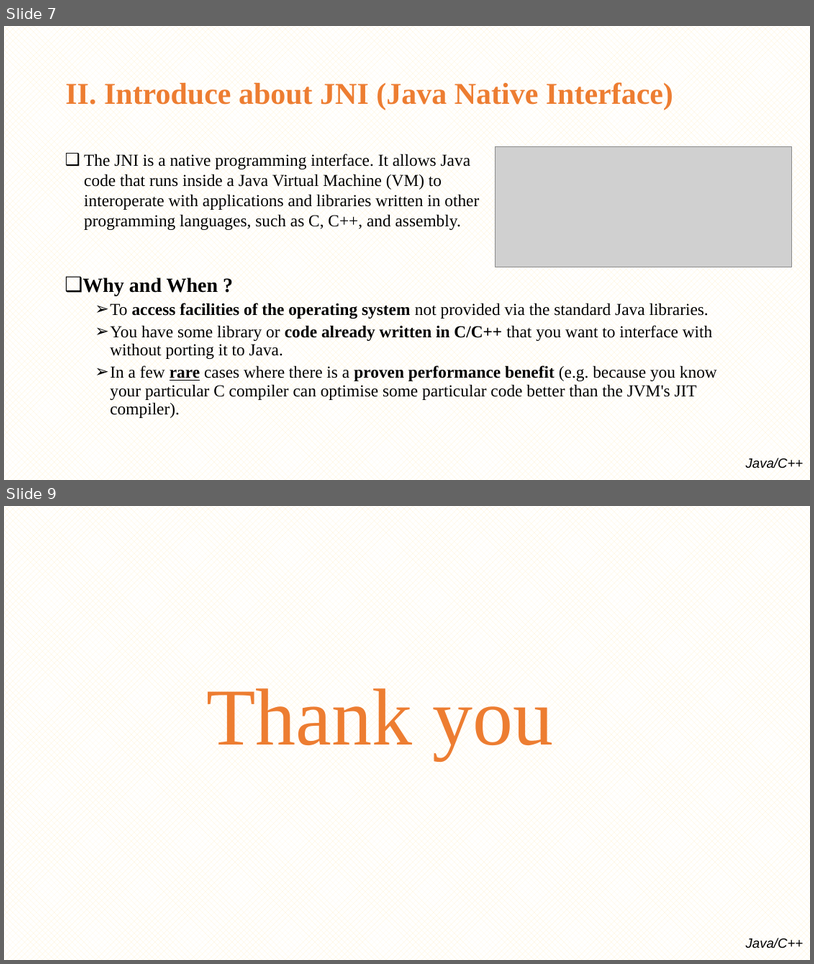
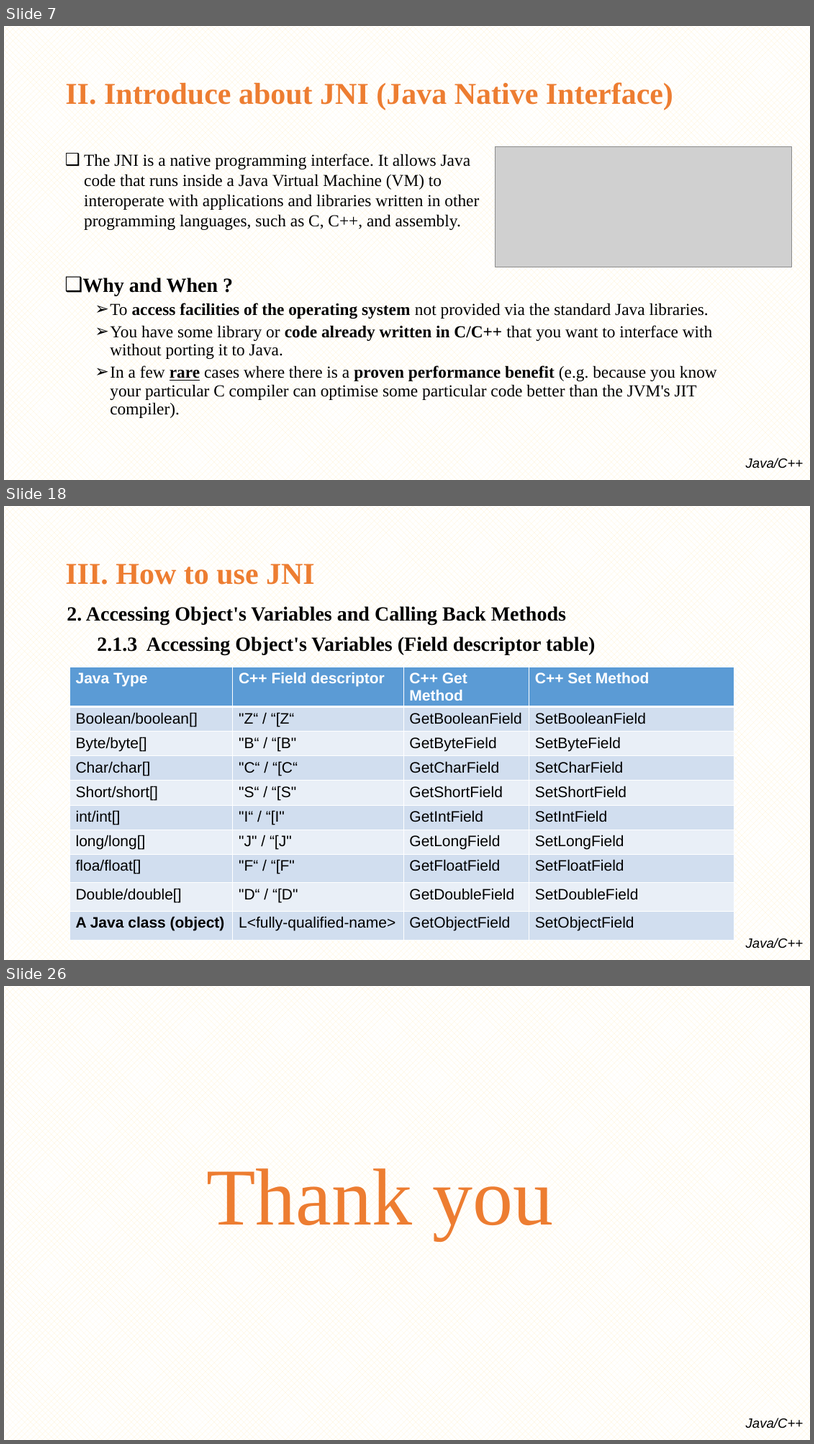
Before and after one commit to minhthedt/hello-world, a slide deck: Training/Java native interface(JNI).pptx. Shown one above the other, each under a label of ours: slides 7 and 9 before the commit, slides 7, 18 and 26 after it; the slides between them are not shown. The pictures are 814x964 and 814x1444 pixels, drawn with LibreOffice and Linux fonts; fonts in the diff are those of the drawing; grey boxes stand for pictures; background and template pictures are left out. Boxes give left, top, right and bottom in pixels: in the first picture for what was removed or moved away, otherwise in the second. Text is boxed around its words. In the diff, an @@ line names an element or a change of style, - is before the commit and + after.

```diff
--- a/Training/Java native interface(JNI).pptx
+++ b/Training/Java native interface(JNI).pptx
@@ slide 18 added at (x1=4, y1=506, x2=810, y2=960), background pattern #FFF2CC on #FFFFFF; not listed: 1 template element that a slide beside it also shows @@
@@ title added at (x1=65, y1=564, x2=315, y2=584), 36 pt, text #ED7D31, bold @@
+III. How to use JNI
@@ text added at (x1=67, y1=606, x2=595, y2=655), 24 pt, text #000000, bold @@
+2. Accessing Object's Variables and Calling Back Methods
+2.1.3 Accessing Object's Variables (Field descriptor table)
@@ table added at (x1=70, y1=667, x2=736, y2=942), 10 rows, 4 columns @@
+Java Type | C++ Field descriptor | C++ Get Method | C++ Set Method
+Boolean/boolean[] | "Z“ / “[Z“ | GetBooleanField | SetBooleanField
+Byte/byte[] | "B“ / “[B" | GetByteField | SetByteField
+Char/char[] | "C“ / “[C“ | GetCharField | SetCharField
+Short/short[] | "S“ / “[S" | GetShortField | SetShortField
+int/int[] | "I“ / “[I" | GetIntField | SetIntField
+long/long[] | "J" / “[J" | GetLongField | SetLongField
+floa/float[] | "F“ / “[F" | GetFloatField | SetFloatField
+Double/double[] | "D“ / “[D" | GetDoubleField | SetDoubleField
+A Java class (object) | L<fully-qualified-name> | GetObjectField | SetObjectField
@@ what was slide 9 is now slide 26 @@
```
Also in this commit, not shown: 1 slide changed, 16 other slides added.
